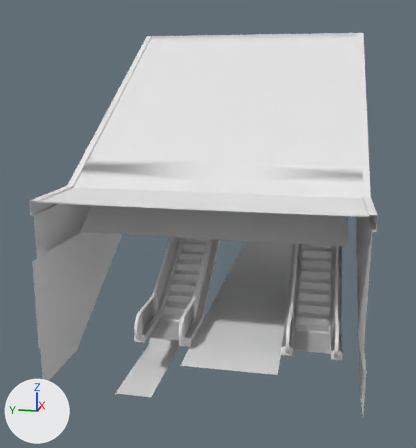
Two versions of the FBX model models/airport gates/AirportGangway_L0_L.fbx, one commit apart.
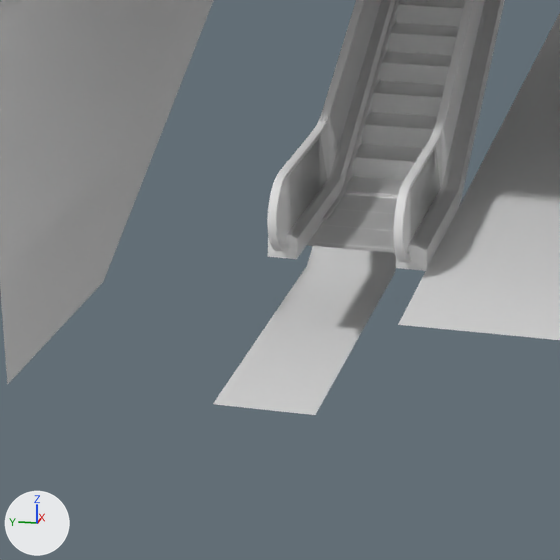
There are two pictures of each version: one whole from a 50 mm camera at (-51.5, -68.2, 12.1) aimed at (-29.6, -63.8, 6.6), one close up on the part from 10% to 57% of the width and 56% to 100% of the height. Lighting does not change. The marker at lower left points along +X, +Y and +Z. The last two pictures show the newer version. Where no turn or scale is listed for an object, it has been applied to the vertices. Vertices at exactly the same position are counted once.

Names of what the first close-up shows: '1000 escalator.006', 'gangway exterior.003', 'gangway interior.001'.
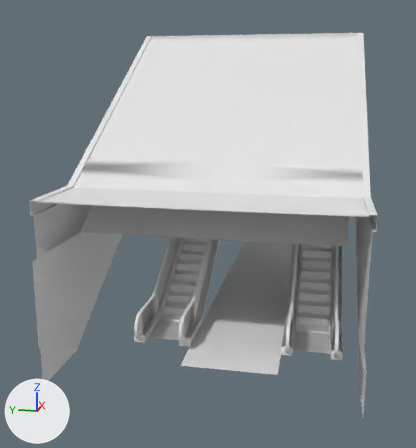
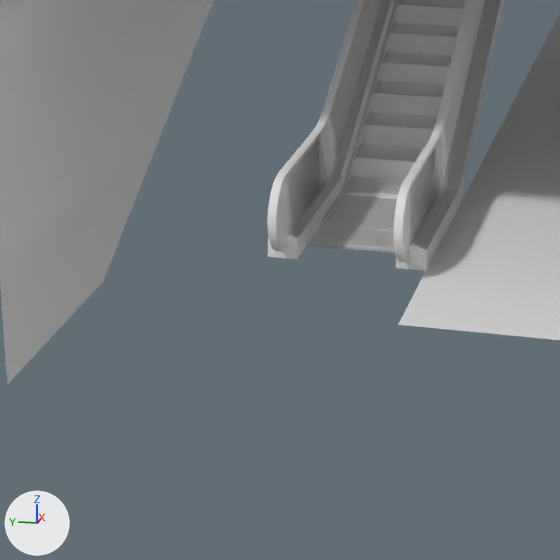
Diff of the bpy script that builds the scene:
```diff
--- a/models/airport gates/AirportGangway_L0_L.fbx.py
+++ b/models/airport gates/AirportGangway_L0_L.fbx.py
@@ me_plane_025 @@
 # used by ob_gangway_interior_001; location = (-37.5, -65.0, 0.0)
-me_plane_025.from_pydata(...)  # 1481 vertices, 950 faces; spans x -1.2..18.6, y -4.5..4.5, z 4.0..13.6
+me_plane_025.from_pydata(...)  # 1459 vertices, 939 faces; spans x -1.2..18.6, y -4.5..4.5, z 5.0..13.6
+# me_plane_025 part 1: the loose piece of 18 vertices spanning x -0.9..13.8, y 1.0..2.0, z 4.0..9.0 is deleted
+# other edits to the shape of me_plane_025 do not show in these pictures
 me_plane_025.materials.append(mat_airportconcourse_l0)
```

Changed parts and their boxes (x1, y1, x2, y2) in the close-ups (560 x 560 px):
'gangway interior.001', reshaped: before (0, 0, 560, 415); after (0, 0, 560, 340)
part 1 of me_plane_025, deleted: before (213, 246, 396, 415)
